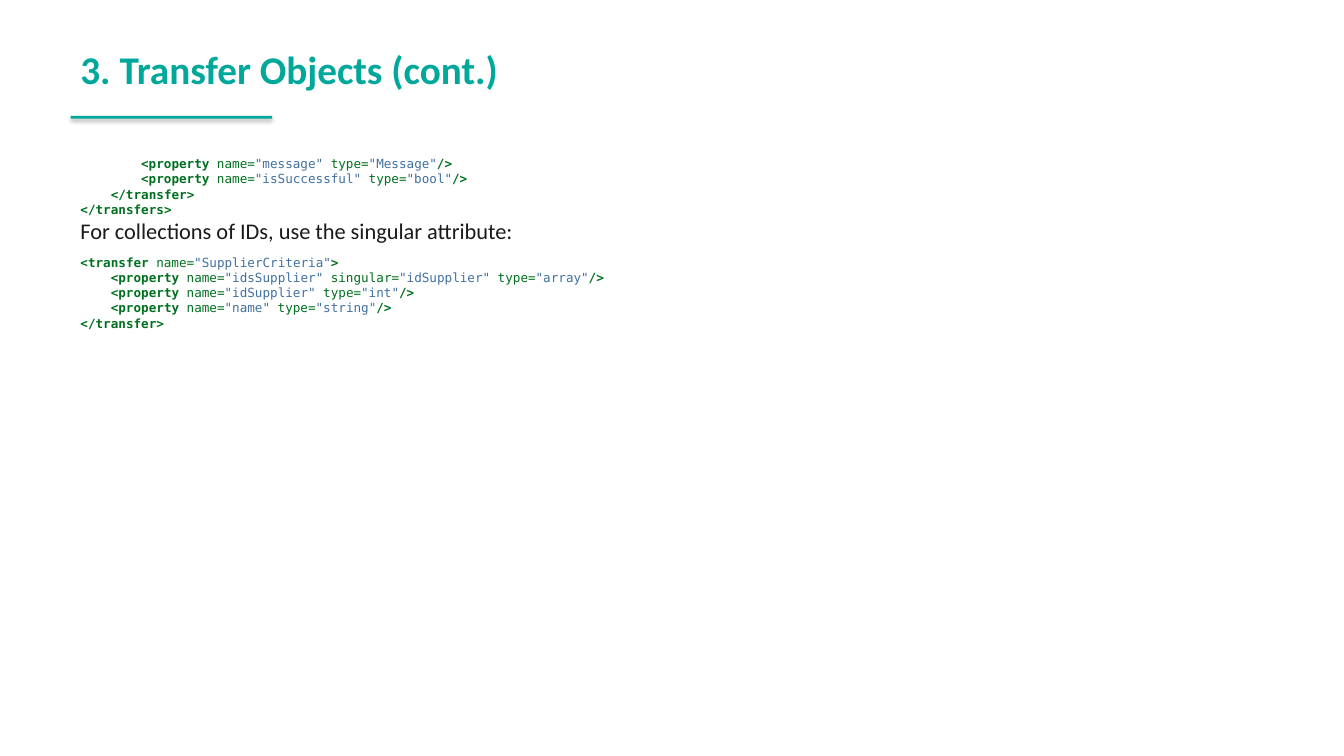
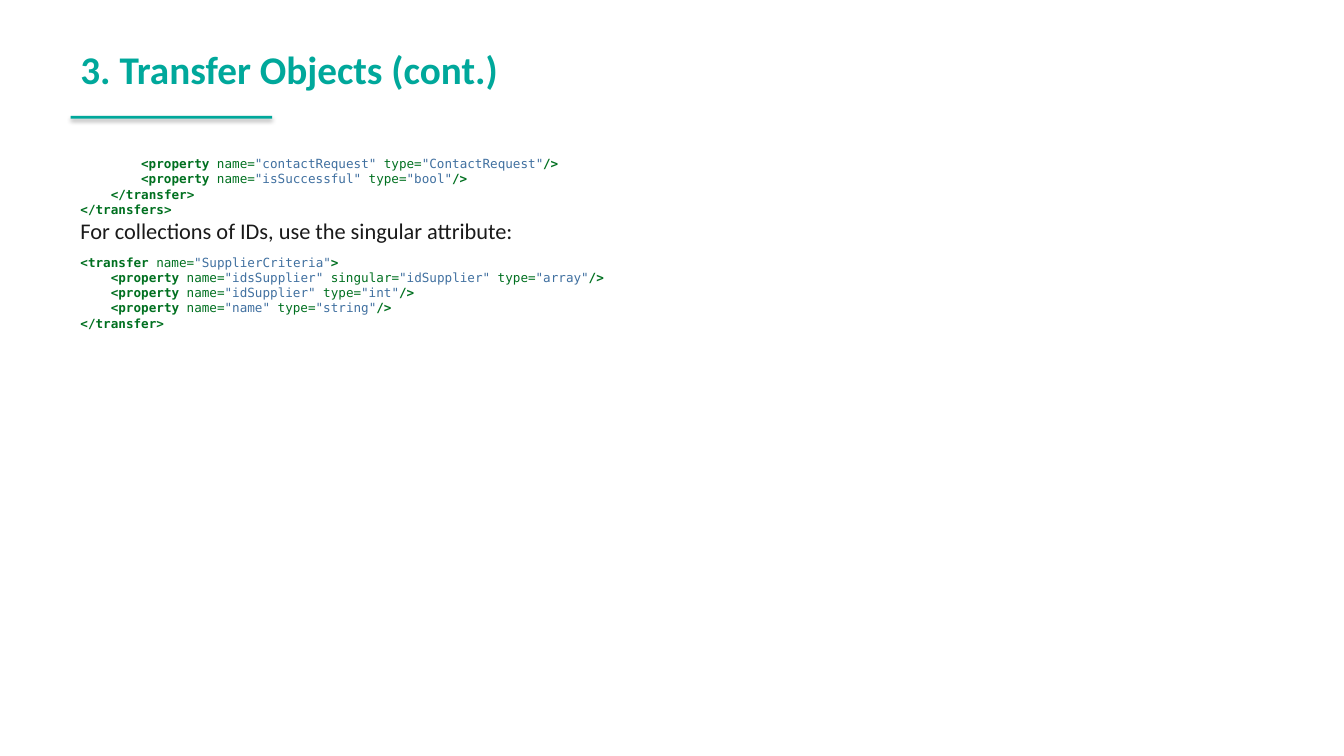
Before and after one commit to spryker-academy/instructor-exercises, a slide deck: slide 23 of guides-pptx/spryker-academy-fundamental.pptx. Drawn at 1344x756 pixels with LibreOffice and Linux fonts; fonts in the diff are those of the drawing. Boxes give left, top, right and bottom in pixels: in the first picture for what was removed or moved away, otherwise in the second. Text is boxed around its words. In the diff, an @@ line names an element or a change of style, - is before the commit and + after.

```diff
--- a/guides-pptx/spryker-academy-fundamental.pptx
+++ b/guides-pptx/spryker-academy-fundamental.pptx
@@ text at bbox=[141, 158, 558, 171]: text changed; text colour #007020 to #4070A0 @@
-<property name="message" type="Message"/>
+<property name="contactRequest" type="ContactRequest"/>
```
Also in this commit, not shown: 22 other slides changed, 2 other files.
